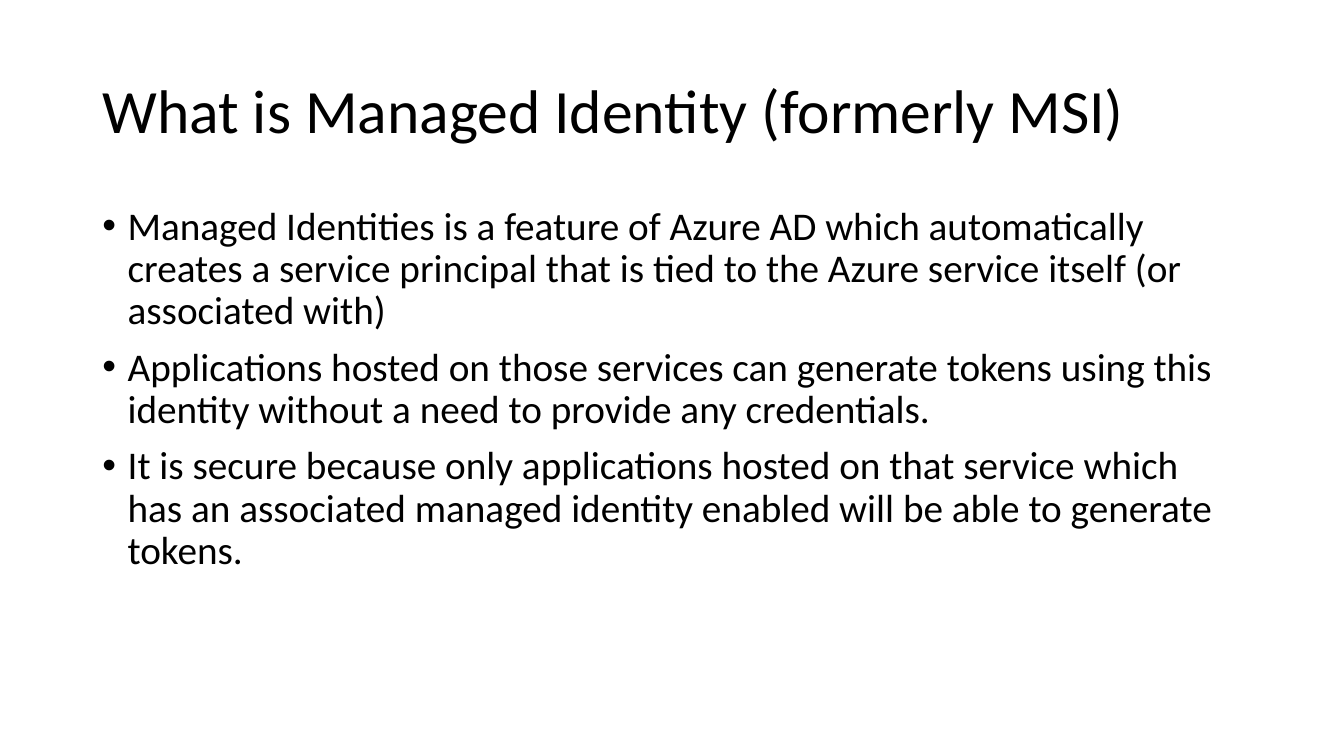
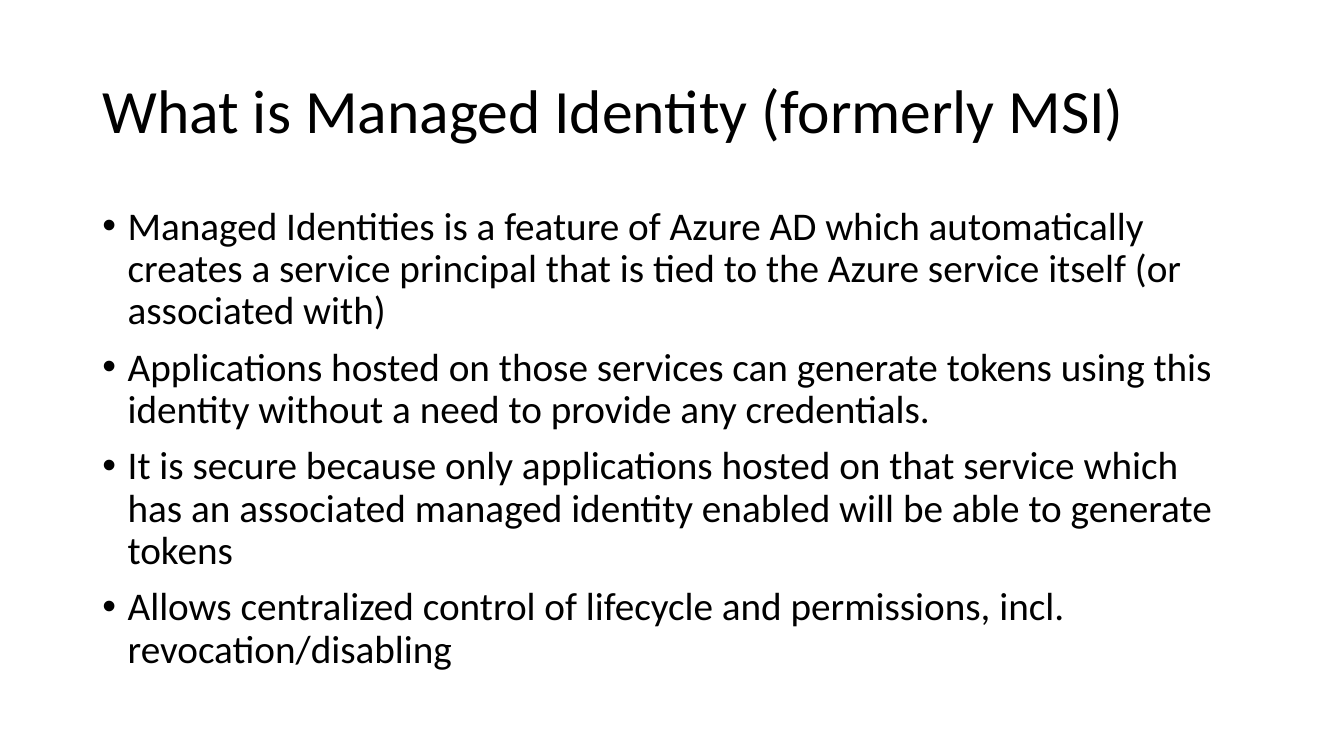
Before and after one commit to ErikEJ/CloudBurstDemo, a slide deck: slide 3 of ManagedIdentity.pptx. Drawn at 1344x756 pixels with LibreOffice and Linux fonts; fonts in the diff are those of the drawing. Boxes give left, top, right and bottom in pixels: in the first picture for what was removed or moved away, otherwise in the second. Text is boxed around its words. In the diff, an @@ line names an element or a change of style, - is before the commit and + after.

```diff
--- a/ManagedIdentity.pptx
+++ b/ManagedIdentity.pptx
@@ text at bbox=[128, 451, 1212, 670]: text changed @@
-• It is secure because only applications hosted on that service which has an associated managed identity enabled will be able to generate tokens.
+• It is secure because only applications hosted on that service which has an associated managed identity enabled will be able to generate tokens
+• Allows centralized control of lifecycle and permissions, incl. revocation/disabling
```
Also in this commit, not shown: 1 other file.
